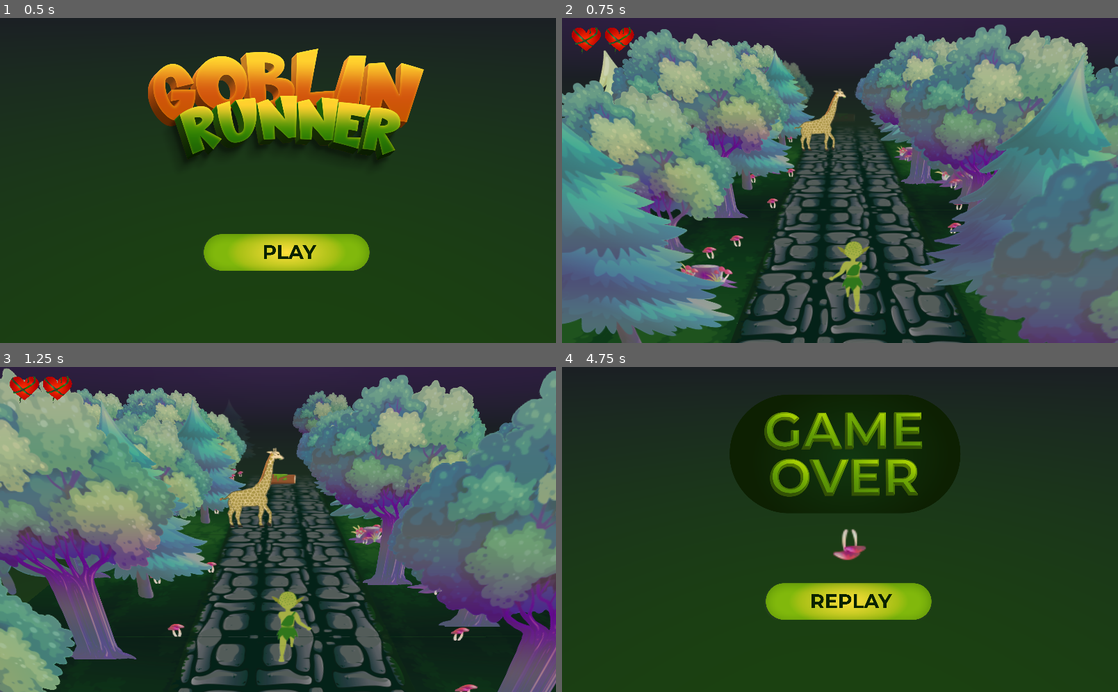
Above: before the commit, frames 1-4 (two rows, left to right).
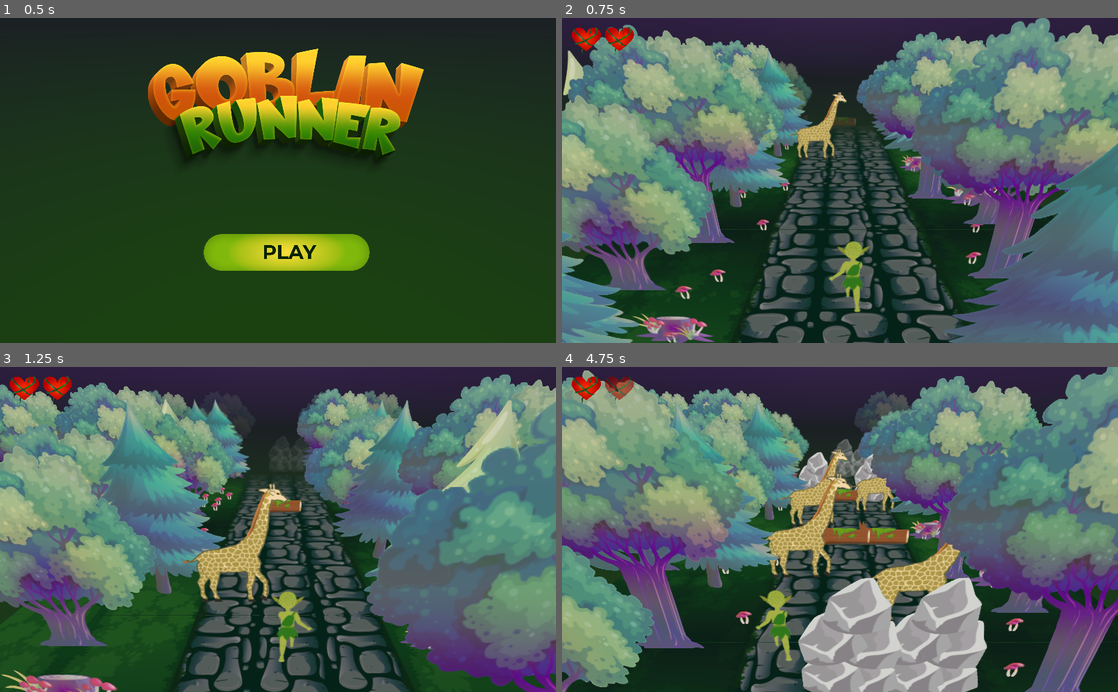
Above: after the commit, the same moments.

Repository: RafaelKuhn/globin
Game: Godot game, scene res://Menu.tscn
Two runs of this game, one before a commit and one after it. Both use one fixed random seed, a clock stepped at 60 frames per second and the inputs below.
Inputs (mouse positions are in pixels of both pictures, inside the frame that each line leads up to):
- Up to frame 1 (0.5 s): no input
- Up to frame 2 (0.75 s): click (851, 252) at 0.5 s
- Up to frame 3 (1.25 s): no input
- Up to frame 4 (4.75 s): tap Enter (ui_accept) at 1.25, 1.52, 2.27, 4.52 s; tap A (A_key) at 1.35, 4.55 s; tap D (D_key) at 1.55, 2.1 s; tap S (S_key) at 2.3, 3.6 s; click (851, 601) at 2.77 s; tap W (W_key) at 3.8, 4.35 s

Frame 1 is identical in both runs. In frame 2, 58% of the frame differs, in the area x 0-100%, y 0-100%; in frame 3, 67%; in frame 4, 91%.

Commit message:
feature: game speed synchro

Diff:
--- a/global.gd
+++ b/global.gd
@@ -3,7 +3,7 @@
 
 enum OBSTACLE_TYPE { GIFA, PREDA, TOCO, WIN }
 
-const GAME_SPEED := 5.0
+const GAME_SPEED := 10.0
 
 # TODO: sync with environment
 const GAME_Z_START := -12
@@ -14,3 +14,10 @@
 const ALPHA_INCREMENT_SPEED := 3.0
 
 const GAME_MANAGER_PATH = "/root/Game"
+
+# TODO: deixar GAME_SPEED variável e usar 5.0 como DEFAULT_GAME_SPEED
+static func sync_game_speed(input: float) -> float:
+	return input * GAME_SPEED / 5.0
+
+static func sync_inverse_game_speed(input: float) -> float:
+	return input * 5.0 / GAME_SPEED
--- a/player/player.gd
+++ b/player/player.gd
@@ -8,14 +8,17 @@
 enum HorizontalState { RUNNING, SWITCHING }
 
 # constantes
-const lane_switch_duration := 0.3
-const minimum_percentage_to_lane_switch_again := 0.35
+const LEFTMOST_LANE := 1
+const RIGHTMOST_LANE := 3
 
-const rolling_duration := 1.7
-const jump_duration := 0.75
-const jump_height := 1.5
+const LANE_SWITCH_DURATION := 0.3
+const MIN_PERCENTAGE_TO_SWITCH_LANE_AGAIN := 0.35
 
-const lane_switch_allowed_collision_gap := 0.7
+const ROLLING_DURATION := 0.5
+const JUMP_DURATION := 0.5
+const JUMP_HEIGHT := 1.5
+
+const SWITCHING_LANES_COLLISION_GAP := 0.7
 
 # estado
 var vertical_state = VerticalState.DEFAULT
@@ -30,6 +33,11 @@
 ##################### callbacks #####################
 func _ready() -> void:
 	start_in_second_lane()
+
+func start_in_second_lane():
+	previous_lane = 2
+	lane = 2
+	translation.x = lane
 
 func _input(_event) -> void:
 	if Input.is_action_just_pressed("W_key"):
@@ -48,23 +56,19 @@
 	update_horizontal_movement(delta)
 	update_vertical_movement(delta)
 
-func start_in_second_lane():
-	previous_lane = 2
-	lane = 2
-	translation.x = lane
 
 ##################### movimento vertical #####################
 func try_jumping() -> void:
 	if vertical_state != VerticalState.DEFAULT:
 		return
 	vertical_state = VerticalState.JUMPING
-	$JumpTimer.start(jump_duration)
+	$JumpTimer.start(Global.sync_inverse_game_speed(JUMP_DURATION))
 
 func try_rolling() -> void:
 	if vertical_state != VerticalState.DEFAULT:
 		return
 	vertical_state = VerticalState.ROLLING
-	$JumpTimer.start(rolling_duration)
+	$JumpTimer.start(Global.sync_inverse_game_speed(ROLLING_DURATION))
 
 func _on_JumpTimer_timeout() -> void:
 	vertical_state = VerticalState.DEFAULT
@@ -72,24 +76,24 @@
 
 ##################### movimento horizontal #####################
 func try_switching_right() -> void:
-	if lane_switch_progress < minimum_percentage_to_lane_switch_again:
+	if lane_switch_progress < MIN_PERCENTAGE_TO_SWITCH_LANE_AGAIN:
 		return
-	if lane == 3:
+	if lane == RIGHTMOST_LANE:
 		return
 
 	switch_right()
 	horizontal_state = HorizontalState.SWITCHING
-	$LaneTimer.start(lane_switch_duration)
+	$LaneTimer.start(Global.sync_inverse_game_speed(LANE_SWITCH_DURATION))
 
 func try_switching_left() -> void:
-	if lane_switch_progress < minimum_percentage_to_lane_switch_again:
+	if lane_switch_progress < MIN_PERCENTAGE_TO_SWITCH_LANE_AGAIN:
 		return
-	if lane == 1:
+	if lane == LEFTMOST_LANE:
 		return
 
 	switch_left()
 	horizontal_state = HorizontalState.SWITCHING
-	$LaneTimer.start(lane_switch_duration)
+	$LaneTimer.start(Global.sync_inverse_game_speed(LANE_SWITCH_DURATION))
 
 # início da troca de lane
 func switch_right() -> void:
@@ -114,7 +118,7 @@
 	if horizontal_state != HorizontalState.SWITCHING:
 		return
 
-	lane_switch_progress += delta * 1.0 / lane_switch_duration
+	lane_switch_progress += delta * 1.0 / Global.sync_inverse_game_speed(LANE_SWITCH_DURATION)
 	translation.x = lerp(previous_lane, lane, tween_quad(lane_switch_progress))
 
 
@@ -122,7 +126,7 @@
 	match vertical_state:
 		VerticalState.JUMPING:
 			jump_progress = 1.0 - $JumpTimer.time_left / $JumpTimer.wait_time
-			translation.y = jump_height * tween_expo_in_out(jump_progress)
+			translation.y = JUMP_HEIGHT * tween_expo_in_out(jump_progress)
 			$Sprite/Animated.animation = "jumping" if jump_progress < 0.8 else "falling"
 
 		VerticalState.ROLLING:
@@ -146,8 +150,8 @@
 	if obj_type == Global.OBSTACLE_TYPE.WIN:
 		get_node(Global.GAME_MANAGER_PATH).win_game()
 
-	var has_collided_in_current_lane = lane_obstacle_x == lane && lane_switch_progress > lane_switch_allowed_collision_gap
-	var has_collided_while_switching_lanes = lane_obstacle_x == previous_lane && lane_switch_progress < lane_switch_allowed_collision_gap
+	var has_collided_in_current_lane = lane_obstacle_x == lane && lane_switch_progress > SWITCHING_LANES_COLLISION_GAP
+	var has_collided_while_switching_lanes = lane_obstacle_x == previous_lane && lane_switch_progress < SWITCHING_LANES_COLLISION_GAP
 
 	if has_collided_in_current_lane || has_collided_while_switching_lanes:
 		try_to_collide_based_on_type(obj_type)
